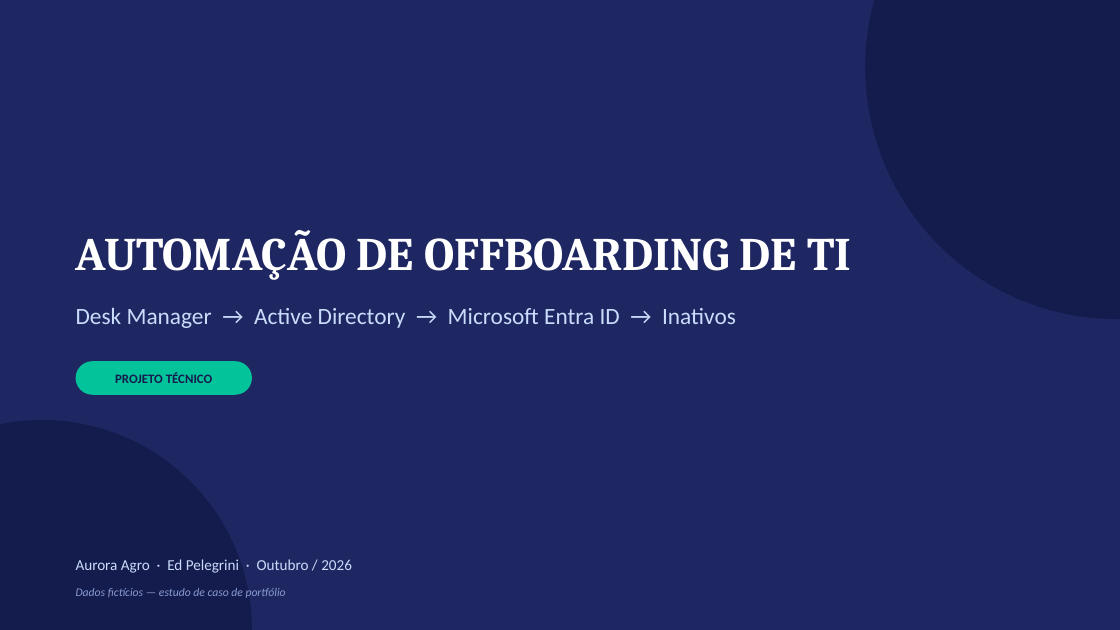
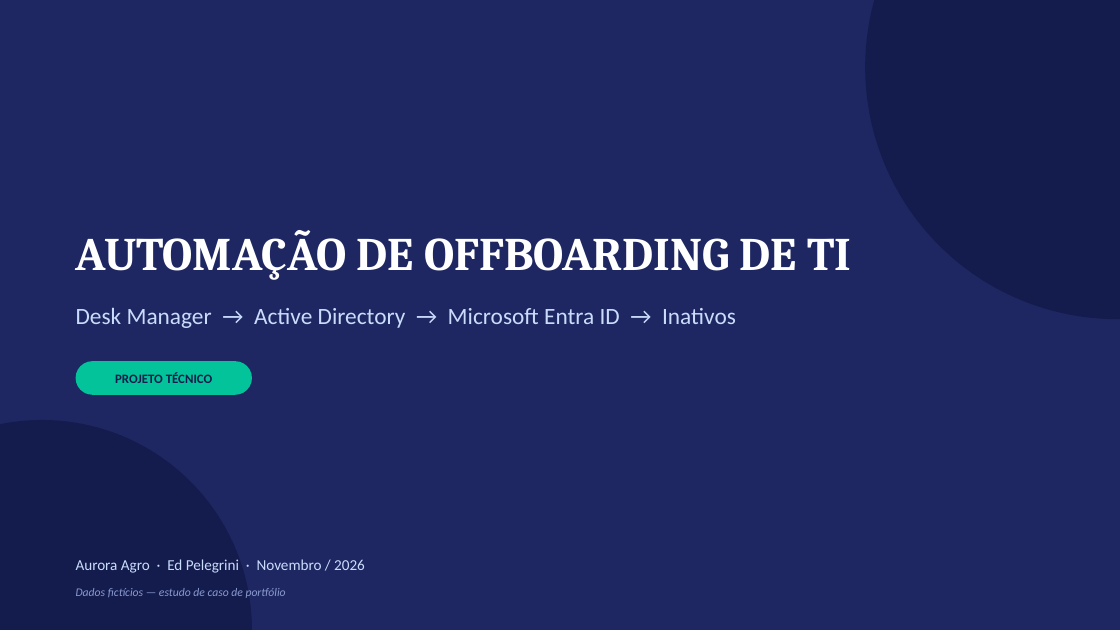
Before and after one commit to EdPelegrini/DesligamentoUsuario-DeskManager-EntraID-AD, a slide deck: slide 1 of Automacao_Offboarding_Apresentacao_v2.pptx. Drawn at 1120x630 pixels with LibreOffice and Linux fonts; fonts in the diff are those of the drawing. Boxes give left, top, right and bottom in pixels: in the first picture for what was removed or moved away, otherwise in the second. Text is boxed around its words. In the diff, an @@ line names an element or a change of style, - is before the commit and + after.

```diff
--- a/Automacao_Offboarding_Apresentacao_v2.pptx
+++ b/Automacao_Offboarding_Apresentacao_v2.pptx
@@ text at (76,559,365,573): text changed @@
-Aurora Agro · Ed Pelegrini · Outubro / 2026
+Aurora Agro · Ed Pelegrini · Novembro / 2026
```
Also in this commit, not shown: 5 other slides changed, 3 slides added.
